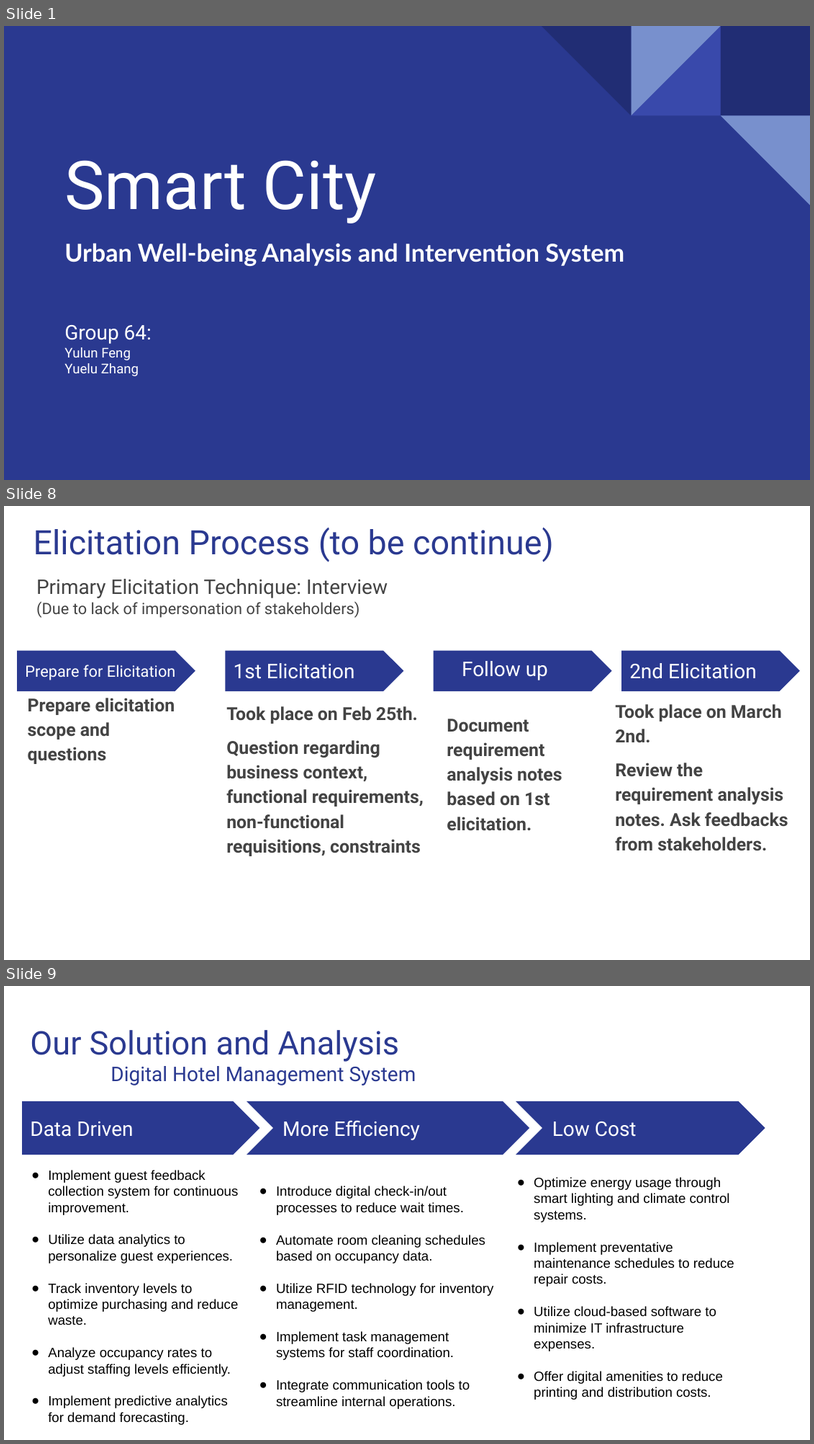
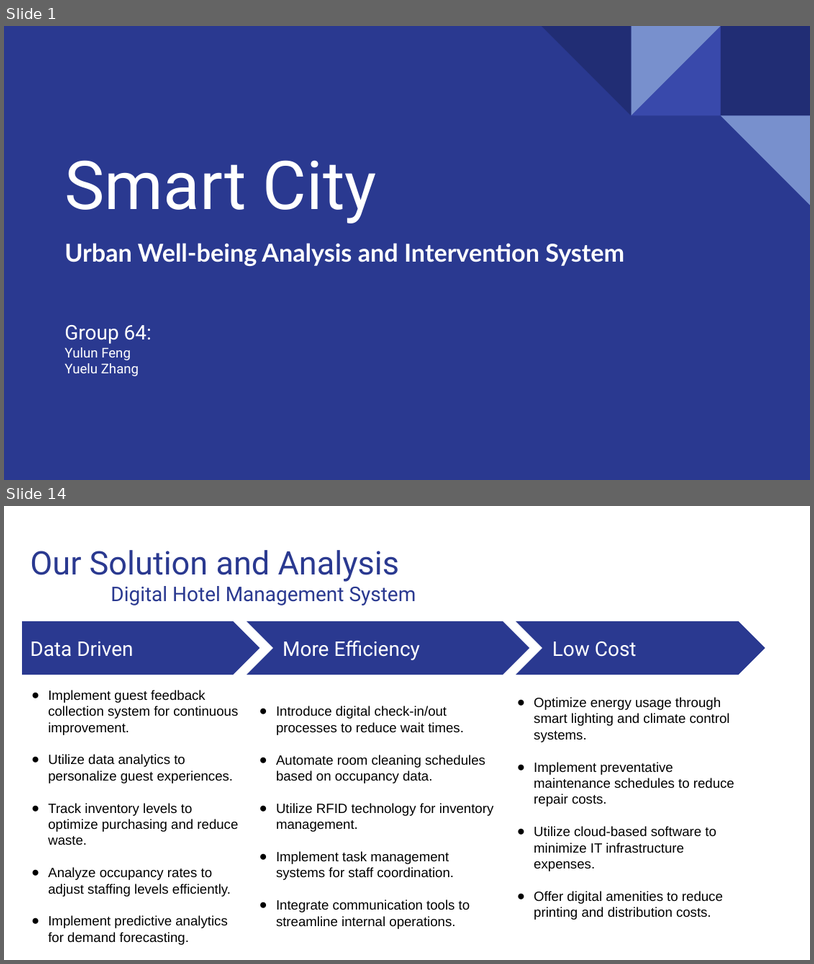
Before and after one commit to yfeng445/NEU, a slide deck: 1/INFO 5100/Asmts/Group Assignment 1/Deliverables/Presentation.pptx. Shown one above the other, each under a label of ours: slides 1, 8 and 9 before the commit, slides 1 and 14 after it; the slides between them are not shown. The pictures are 814x1444 and 814x964 pixels, drawn with LibreOffice and Linux fonts; fonts in the diff are those of the drawing; background and template pictures are left out. Boxes give left, top, right and bottom in pixels: in the first picture for what was removed or moved away, otherwise in the second. Text is boxed around its words. In the diff, an @@ line names an element or a change of style, - is before the commit and + after.

```diff
--- a/1/INFO 5100/Asmts/Group Assignment 1/Deliverables/Presentation.pptx
+++ b/1/INFO 5100/Asmts/Group Assignment 1/Deliverables/Presentation.pptx
@@ slide 8 removed at [4, 506, 810, 960], background #FFFFFF @@
@@ title removed at [34, 528, 554, 562] @@
-Elicitation Process (to be continue)
@@ text removed at [36, 579, 388, 618] @@
-Primary Elicitation Technique: Interview
-(Due to lack of impersonation of stakeholders)
@@ pentagon arrow removed at [17, 650, 195, 690] @@
@@ pentagon arrow removed at [225, 650, 403, 690] @@
@@ pentagon arrow removed at [434, 650, 612, 690] @@
@@ pentagon arrow removed at [622, 650, 800, 690] @@
@@ text removed at [25, 664, 176, 680] @@
-Prepare for Elicitation
@@ text removed at [234, 663, 355, 679] @@
-1st Elicitation
@@ text removed at [462, 661, 548, 680] @@
-Follow up
@@ text removed at [630, 663, 757, 679] @@
-2nd Elicitation
@@ text removed at [28, 698, 175, 764] @@
-Prepare elicitation scope and questions
@@ text removed at [226, 706, 424, 856] @@
-Took place on Feb 25th.
-Question regarding business context, functional requirements, non-functional requisitions, constraints
@@ text removed at [447, 718, 562, 831] @@
-Document requirement analysis notes based on 1st elicitation.
@@ text removed at [615, 704, 789, 851] @@
-Took place on March 2nd.
-Review the requirement analysis notes. Ask feedbacks from stakeholders.
@@ what was slide 9 is now slide 14 @@
```
Also in this commit, not shown: 3 slides changed, 8 slides added, 3 other slides removed, 1 other file.
